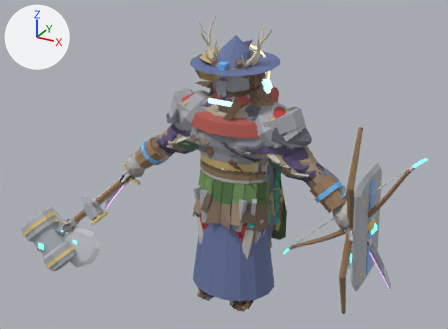
What one commit did to the Blender file art/creator/humanoid_heavy/humanoid_heavy_masculine.blend.
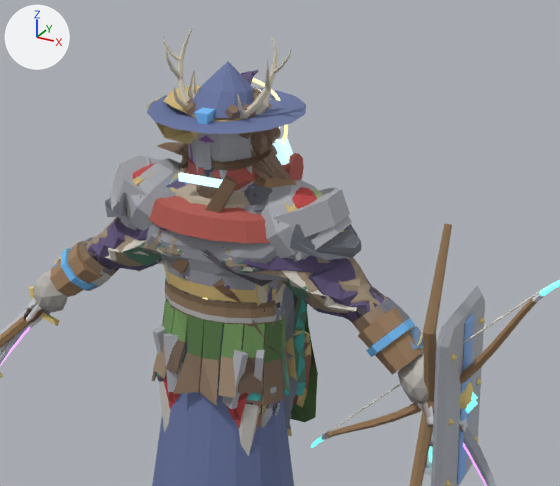
Each version appears first whole from a camera (50 mm lens) standing at (2.06, -3.9, 3.1) and looking at (-0.18, 0.16, 1.07), and next in a close-up on the part from 24% to 95% of the width and 0% to 84% of the height. Every picture has the same lights, and +X, +Y and +Z are marked at upper left. The first two pictures are the older version.

The first close-up shows 'part.arms.bracers', 'part.head.great_helm', 'part.head.wide_hat', 'part.offhand.bow', 'part.offhand.tower_shield', 'part.shoulders.mantle', 'part.shoulders.pauldrons', 'part.shoulders.slabs', 'part.shoulders.veteran_plate', 'part.torso.robe', 'part.torso.shadow_jerkin', 'part.waist.bark_kilt' and 51 more.
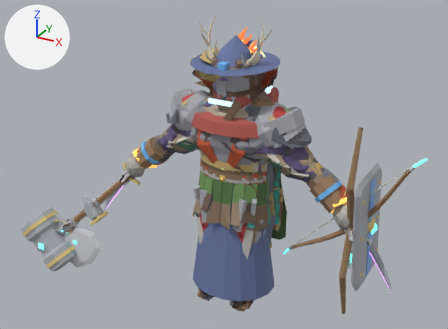
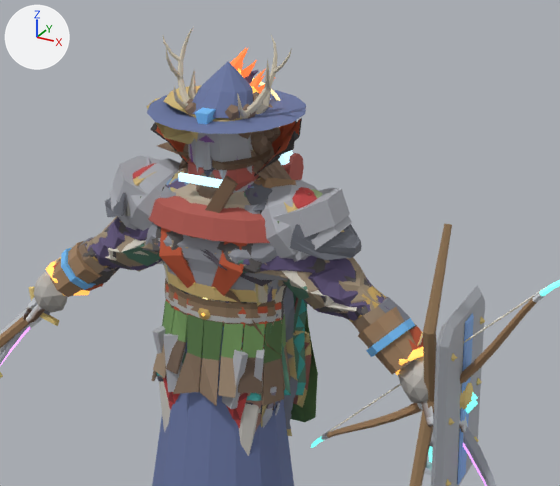
The change, as a list of edits to the scene's bpy script:
```text
Add me_part_waist_ember_sash:
    me_part_waist_ember_sash.from_pydata(...)  # 244 vertices, 252 faces; spans x -0.286..0.285, y -0.199..0.158, z 1.069..1.177
    # faces by material slot: [128, 40, 20, 64]
    me_part_waist_ember_sash.materials.append(mat_cloth)
    me_part_waist_ember_sash.materials.append(mat_metal)
    me_part_waist_ember_sash.materials.append(mat_emissive)
    me_part_waist_ember_sash.materials.append(mat_accent)
Add me_part_torso_ember_coat:
    me_part_torso_ember_coat.from_pydata(...)  # 847 vertices, 1013 faces; spans x -0.85..0.85, y -0.22..0.2, z 1.0..1.72
    me_part_torso_ember_coat.materials.append(mat_cloth)
Add me_part_shoulders_ember_collar:
    me_part_shoulders_ember_collar.from_pydata(...)  # 592 vertices, 604 faces; spans x -0.326..0.345, y -0.229..0.282, z 1.224..1.966
    # faces by material slot: [424, 150, 30]
    me_part_shoulders_ember_collar.materials.append(mat_cloth)
    me_part_shoulders_ember_collar.materials.append(mat_metal)
    me_part_shoulders_ember_collar.materials.append(mat_emissive)
Add me_part_head_flame_crest:
    me_part_head_flame_crest.from_pydata(...)  # 506 vertices, 440 faces; spans x -0.128..0.128, y -0.146..0.264, z 1.882..2.199
    me_part_head_flame_crest.materials.append(mat_emissive)
Add me_part_arms_ember_sleeves:
    me_part_arms_ember_sleeves.from_pydata(...)  # 288 vertices, 288 faces; spans x -0.97..0.97, y -0.1..0.16, z 0.97..1.31
    # faces by material slot: [160, 64, 64]
    me_part_arms_ember_sleeves.materials.append(mat_cloth)
    me_part_arms_ember_sleeves.materials.append(mat_metal)
    me_part_arms_ember_sleeves.materials.append(mat_emissive)
Add ob_part_waist_ember_sash:
    ob_part_waist_ember_sash = bpy.data.objects.new('part.waist.ember_sash', me_part_waist_ember_sash)
    ob_part_waist_ember_sash.location = (0.0, 0.0, 0.0)
Add ob_part_torso_ember_coat:
    ob_part_torso_ember_coat = bpy.data.objects.new('part.torso.ember_coat', me_part_torso_ember_coat)
    ob_part_torso_ember_coat.location = (0.0, 0.0, 0.0)
Add ob_part_shoulders_ember_collar:
    ob_part_shoulders_ember_collar = bpy.data.objects.new('part.shoulders.ember_collar', me_part_shoulders_ember_collar)
    ob_part_shoulders_ember_collar.location = (0.0, 0.0, 0.0)
Add ob_part_head_flame_crest:
    ob_part_head_flame_crest = bpy.data.objects.new('part.head.flame_crest', me_part_head_flame_crest)
    ob_part_head_flame_crest.location = (0.0, 0.0, 0.0)
Add ob_part_arms_ember_sleeves:
    ob_part_arms_ember_sleeves = bpy.data.objects.new('part.arms.ember_sleeves', me_part_arms_ember_sleeves)
    ob_part_arms_ember_sleeves.location = (0.0, 0.0, 0.0)
```

Pixel boxes (x1, y1, x2, y2) of what changed, in the close-ups (560 x 486 px):
'part.shoulders.ember_collar', added (mostly hidden): after (150, 118, 302, 296)
    faces in mat_cloth: (150, 118, 302, 296)
'part.torso.ember_coat', added (mostly hidden): after (83, 170, 379, 333)
'part.arms.ember_sleeves', added: after (46, 257, 424, 375)
    faces in mat_cloth: (53, 263, 423, 350)
    faces in mat_emissive: (46, 261, 424, 375)
    faces in mat_metal: (92, 257, 386, 322)
'part.waist.ember_sash', added: after (166, 284, 282, 327)
    faces in mat_cloth: (166, 284, 282, 327)
    faces in mat_accent: (166, 291, 281, 323)
'part.head.flame_crest', added (orange): after (230, 47, 275, 94)
